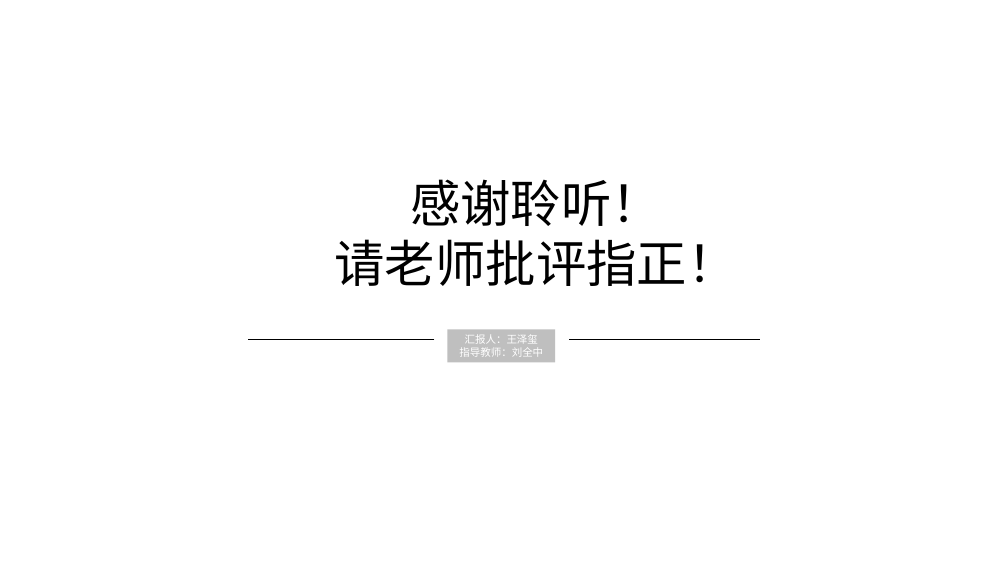
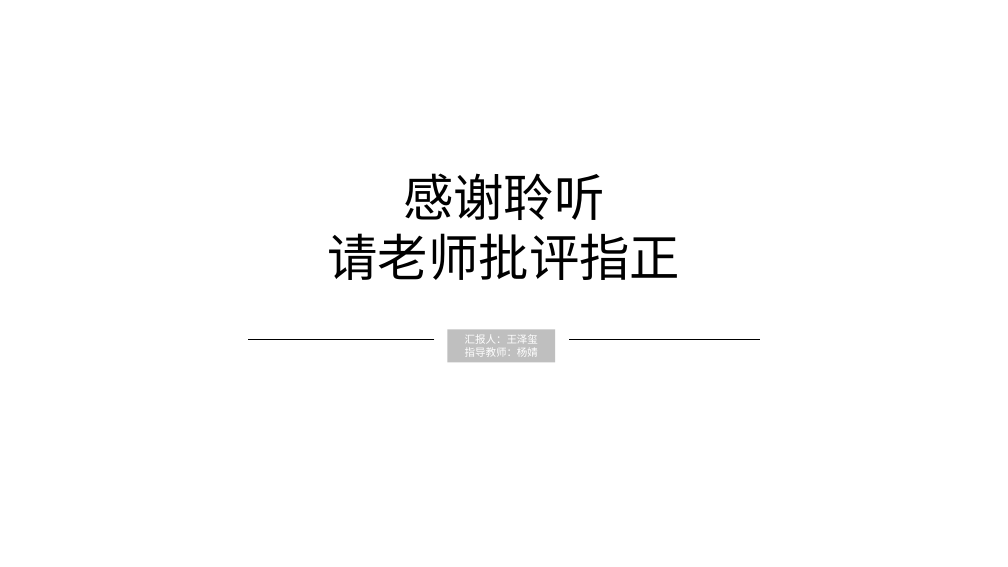
Before and after one commit to dlct-wzx/database-practice, a slide deck: slide 27 of 答辩ppt.pptx (slide 20 before the commit). Drawn at 1008x567 pixels with LibreOffice and Linux fonts; fonts in the diff are those of the drawing. Boxes give left, top, right and bottom in pixels: in the first picture for what was removed or moved away, otherwise in the second. Text is boxed around its words. In the diff, an @@ line names an element or a change of style, - is before the commit and + after.

```diff
--- a/答辩ppt.pptx
+++ b/答辩ppt.pptx
@@ text at [328, 173, 681, 280]: text changed @@
-感谢聆听！
-请老师批评指正！
+感谢聆听
+请老师批评指正
@@ text in rectangle at [465, 348, 538, 357]: text changed @@
-指导教师：刘全中
+指导教师：杨婧
```
Also in this commit, not shown: 5 other slides changed, 11 slides added, 4 slides removed, 10 other files.
